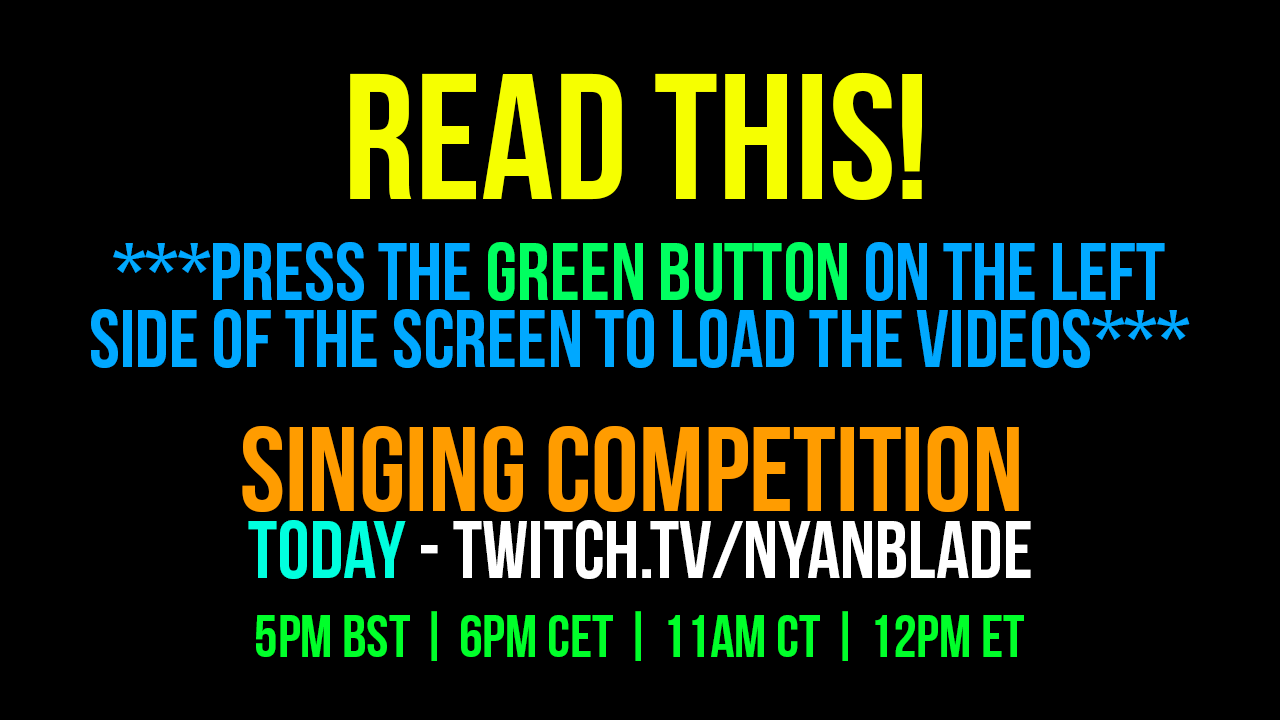
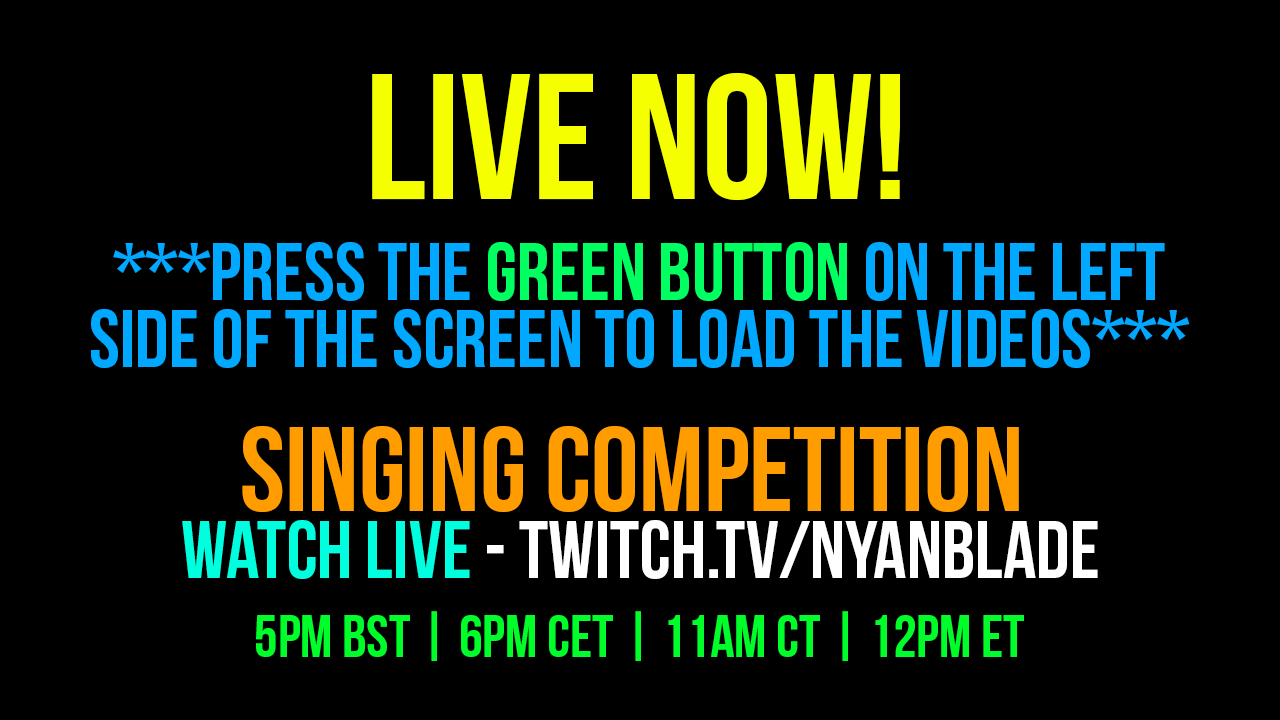
Layer changes from the first 1280 x 720 image to the second:
renamed "READ THIS!" to "LIVE NOW!", painted on it over 350, 72, 922, 201
renamed "SINGING COMPETITION today - twitch.tv/nyanblade" to "SINGING COMPETITION WATCH LIVE - twitch.tv/nyanblade", painted on it over 182, 520, 1098, 579
